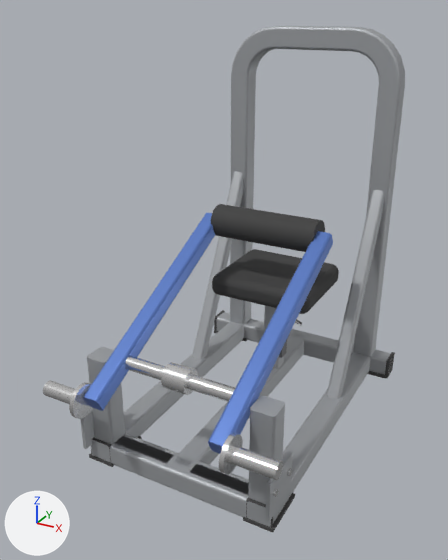
The glTF model catalogs/ludus/models/LD-A025/model.glb as it was, and as the next commit left it.
Rendered twice from a 50 mm camera at (0.895, -1.763, 1.434) aimed at (-0.037, -0.069, 0.587). Every picture has the same lights, and +X, +Y and +Z are marked at lower left. The first picture is the older version. Where no turn or scale is listed for an object, it has been applied to the vertices.
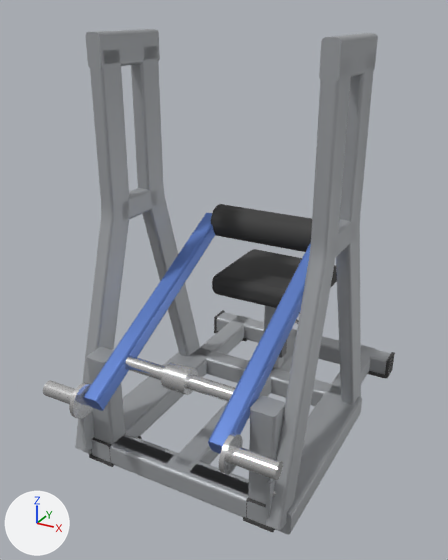
What differs and where, as boxes (x1, y1, x2, y2) in the pictures (448 x 560 px):
'mast_tube', deleted
    before: (230, 26, 405, 357)
'side_leg_tube', added
    after: (265, 59, 351, 530)
'side_leg_tube.002', added
    after: (75, 49, 129, 451)
'side_leg_tube.001', added
    after: (336, 54, 375, 404)
'side_leg_tube.003', added
    after: (131, 46, 200, 356)
'Mesh_0.008', added
    after: (275, 397, 362, 535)
'Mesh_10', deleted
    before: (327, 190, 384, 399)
'side_cap.001', added
    after: (86, 29, 160, 69)
'side_cap', added
    after: (319, 33, 378, 82)
'Mesh_10.001', deleted
    before: (192, 171, 243, 359)
'side_link', added
    after: (193, 347, 341, 406)
'Mesh_11.001', added
    after: (122, 188, 157, 220)
'Mesh_0.009', added
    after: (83, 350, 197, 454)
'Mesh_11', added
    after: (332, 219, 356, 259)

Patch to the scene script:
```diff
--- a/catalogs/ludus/models/LD-A025/model.glb.py
+++ b/catalogs/ludus/models/LD-A025/model.glb.py
@@ ob_mast_tube @@
-ob_mast_tube = bpy.data.objects.new('mast_tube', me_mesh_9)
@@ ob_mesh_10 @@
-ob_mesh_10 = bpy.data.objects.new('Mesh_10', me_mesh_10)
@@ ob_mesh_10_001 @@
-ob_mesh_10_001 = bpy.data.objects.new('Mesh_10.001', me_mesh_10)
@@ ob_side_link @@
+ob_side_link = bpy.data.objects.new('side_link', me_mesh_0)
+ob_side_link.parent = ob_frame
+ob_side_link.location = (0.0, -0.0643, 0.04)
+ob_side_link.rotation_euler = (-1.571, 0.0, -1.571)  # degrees (-90, 0, -90)
+ob_side_link.scale = (1.0, 1.0, 0.72)
@@ ob_mesh_0_009 @@
+ob_mesh_0_009 = bpy.data.objects.new('Mesh_0.009', me_mesh_0)
+ob_mesh_0_009.parent = ob_frame
+ob_mesh_0_009.location = (-0.36, -0.404, 0.04)
+ob_mesh_0_009.rotation_euler = (-1.571, 0.0, 3.142)  # degrees (-90, 0, 180)
+ob_mesh_0_009.scale = (1.0, 1.0, 0.68)
@@ ob_side_cap_001 @@
+ob_side_cap_001 = bpy.data.objects.new('side_cap.001', me_mesh_12)  # 56 vertices, 108 faces; spans x -0.025..0.025, y -0.05..0.05, z -0.5..0.5; in mat_frame (grey #aaadb0)
+ob_side_cap_001.parent = ob_frame
+ob_side_cap_001.location = (-0.36, -0.404, 1.318)
+ob_side_cap_001.rotation_euler = (-1.571, 0.0, 3.142)  # degrees (-90, 0, 180)
+ob_side_cap_001.scale = (1.0, 1.0, 0.3)
@@ ob_mesh_11_001 @@
+ob_mesh_11_001 = bpy.data.objects.new('Mesh_11.001', me_mesh_11)  # 56 vertices, 108 faces; spans x -0.025..0.025, y -0.04..0.04, z -0.5..0.5; in mat_frame (grey #aaadb0)
+ob_mesh_11_001.parent = ob_frame
+ob_mesh_11_001.location = (-0.36, -0.404, 0.821)
+ob_mesh_11_001.rotation_euler = (-1.571, 0.0, 3.142)  # degrees (-90, 0, 180)
+ob_mesh_11_001.scale = (1.0, 1.0, 0.2)
@@ ob_side_leg_tube_003 @@
+ob_side_leg_tube_003 = bpy.data.objects.new('side_leg_tube.003', me_mesh_14)  # 96 vertices, 188 faces; spans x -0.385..-0.335, y -0.354..-0.016, z 0.025..1.318; in mat_frame (grey #aaadb0)
+ob_side_leg_tube_003.location = (0.0, 0.288, 0.002)
@@ ob_side_leg_tube_002 @@
+ob_side_leg_tube_002 = bpy.data.objects.new('side_leg_tube.002', me_mesh_13)  # 96 vertices, 188 faces; spans x -0.385..-0.335, y -0.792..-0.454, z 0.025..1.318; in mat_frame (grey #aaadb0)
+ob_side_leg_tube_002.location = (0.0, 0.288, 0.002)
@@ ob_mesh_0_008 @@
+ob_mesh_0_008 = bpy.data.objects.new('Mesh_0.008', me_mesh_0)
+ob_mesh_0_008.parent = ob_frame
+ob_mesh_0_008.location = (0.36, -0.404, 0.04)
+ob_mesh_0_008.rotation_euler = (-1.571, 0.0, 3.142)  # degrees (-90, 0, 180)
+ob_mesh_0_008.scale = (1.0, 1.0, 0.68)
@@ ob_side_cap @@
+ob_side_cap = bpy.data.objects.new('side_cap', me_mesh_12)  # 56 vertices, 108 faces; spans x -0.025..0.025, y -0.05..0.05, z -0.5..0.5; in mat_frame (grey #aaadb0)
+ob_side_cap.parent = ob_frame
+ob_side_cap.location = (0.36, -0.404, 1.318)
+ob_side_cap.rotation_euler = (-1.571, 0.0, 3.142)  # degrees (-90, 0, 180)
+ob_side_cap.scale = (1.0, 1.0, 0.3)
@@ ob_mesh_11 @@
+ob_mesh_11 = bpy.data.objects.new('Mesh_11', me_mesh_11)  # 56 vertices, 108 faces; spans x -0.025..0.025, y -0.04..0.04, z -0.5..0.5; in mat_frame (grey #aaadb0)
+ob_mesh_11.parent = ob_frame
+ob_mesh_11.location = (0.36, -0.404, 0.821)
+ob_mesh_11.rotation_euler = (-1.571, 0.0, 3.142)  # degrees (-90, 0, 180)
+ob_mesh_11.scale = (1.0, 1.0, 0.2)
@@ ob_side_leg_tube_001 @@
+ob_side_leg_tube_001 = bpy.data.objects.new('side_leg_tube.001', me_mesh_10_1)  # 96 vertices, 188 faces; spans x 0.335..0.385, y -0.354..-0.016, z 0.025..1.318; in mat_frame (grey #aaadb0)
+ob_side_leg_tube_001.location = (0.0, 0.288, 0.002)
@@ ob_side_leg_tube @@
+ob_side_leg_tube = bpy.data.objects.new('side_leg_tube', me_mesh_9_1)  # 96 vertices, 188 faces; spans x 0.335..0.385, y -0.792..-0.454, z 0.025..1.318; in mat_frame (grey #aaadb0)
+ob_side_leg_tube.location = (0.0, 0.288, 0.002)
```
